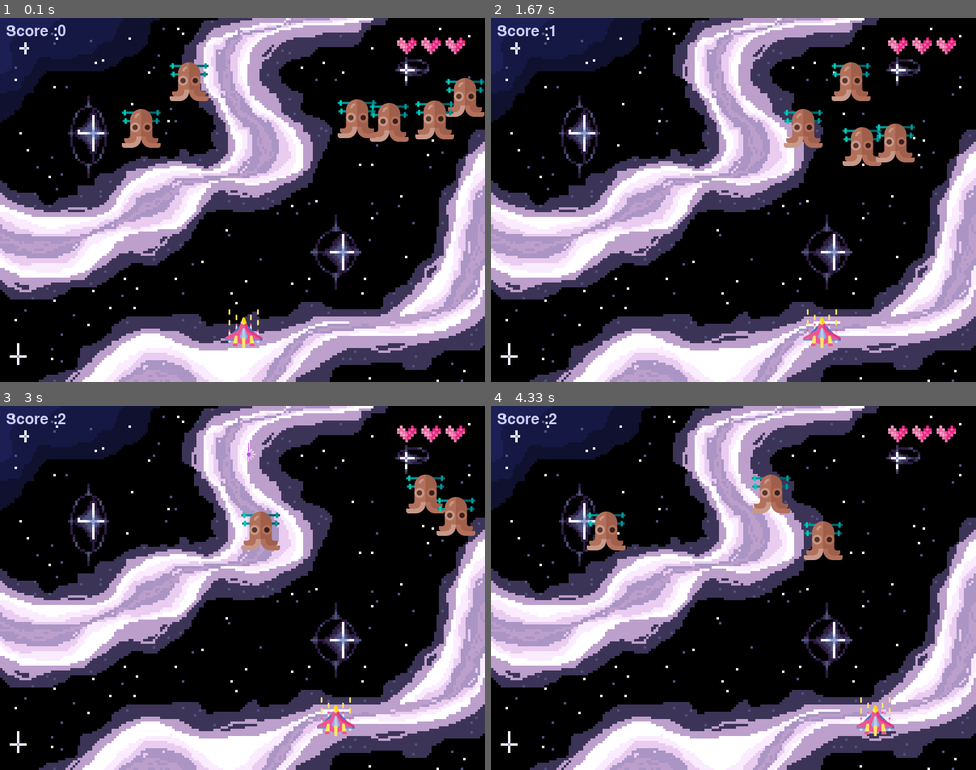
Above: before the commit, frames 1-4 (two rows, left to right).
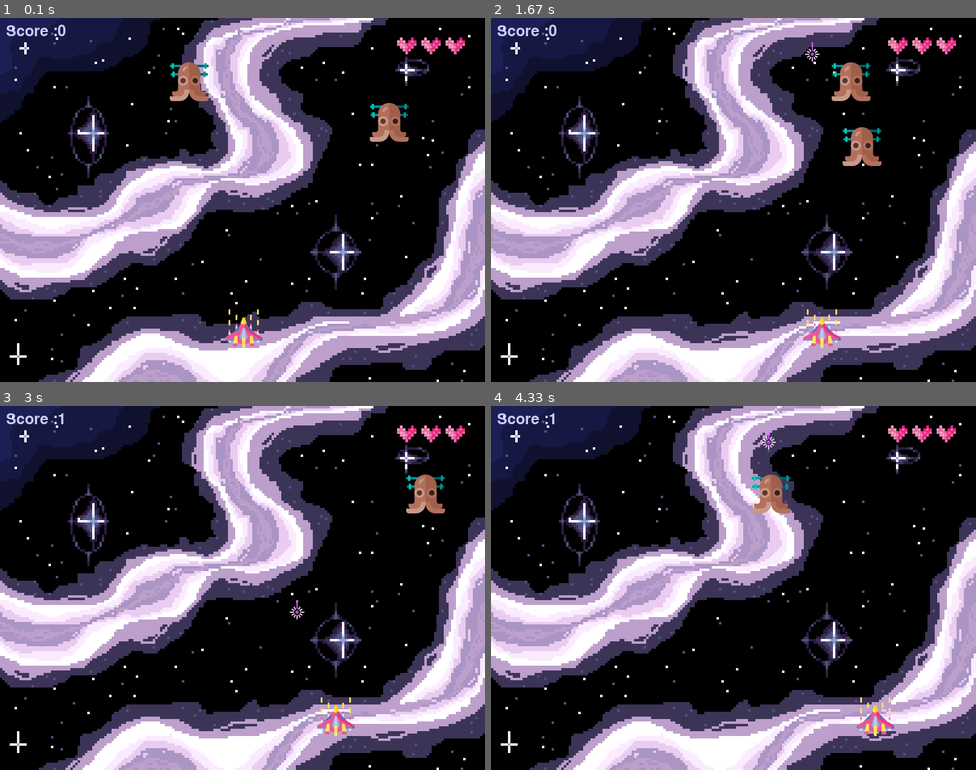
Above: after the commit, the same moments.

Repository: leahk39/pygame_ICS3U_LK
Game: pygame game, started from main.py
Same seed, same stepped clock (60 frames per second), same inputs: the game is played once before the commit and once after it.
Inputs:
- Up to frame 1 (0.1 s): no input
- Up to frame 2 (1.67 s): hold Right 0.33-0.8 s; hold Right 0.83-1.3 s; tap Space at 0.9, 1.2, 1.4 s; hold Left from 1.33 s (still down)
- Up to frame 3 (3 s): tap Space at 1.7, 1.97, 2.27, 2.4, 2.7 s; release Left at 1.87 s; hold Left 1.9-2.3 s; hold Right 2.33-2.97 s
- Up to frame 4 (4.33 s): hold Left 3-3.47 s; tap Space at 3.07, 3.37, 3.57, 3.87, 4.07 s; hold Right 3.5-3.97 s; hold Right from 4 s (still down)

The runs differ from the first frame. In frame 1, 2.4% of the frame differs, in the area x 25-100%, y 16-36%; in frame 2, 1.3%; in frame 3, 1.3%; in frame 4, 1.3%.

Commit message:
issues again

Diff:
--- a/main.py
+++ b/main.py
@@ -33,7 +33,7 @@
 enemyY = []
 enemyX_change = []
 enemyY_change = []
-num_of_enemies = 6
+num_of_enemies = 2
 enemy_alive = [True for i in range(num_of_enemies)]
 enemy_alive = [True, True, True, True, True, True]
 print(enemy_alive)
@@ -78,6 +78,8 @@
 laserX_change = 0
 laserY_change = 10
 laser_state = "ready"
+
+explosion_sound = mixer.Sound('explode.mp3')
 
 # font
 score_value = 0
@@ -169,12 +171,11 @@
 
     # enemy movement
     for i in range(num_of_enemies):
-
         # lives in game
 
         if enemyY[i] > 440:
             lives_num -= 1
-
+            print("life lost")
             # enemyX[i] = random.randint(0, 735)
             # enemyY[i] = random.randint(50, 150)
 
@@ -194,13 +195,14 @@
             enemyX_change[i] = -3
             enemyY[i] += enemyY_change[i]
 
-
+        if enemy_alive[i] == True:
+            enemy(enemyX[i], enemyY[i], i)
 
         # collision
         collision = isCollision(enemyX[i], enemyY[i], laserX, laserY)
         if enemy_alive[i] == True and collision:
             print(f"hit{i}")
-            explosion_sound = mixer.Sound('explode.mp3')
+
             explosion_sound.play()
             laserY = 480
             laser_state = "ready"
@@ -214,8 +216,7 @@
             # enemyX[i] = random.randint(0, 735)
             # enemyY[i] = random.randint(50, 150)
 
-        if enemy_alive[i] == True:
-            enemy(enemyX[i], enemyY[i], i)
+
 
 
     # laser movement
